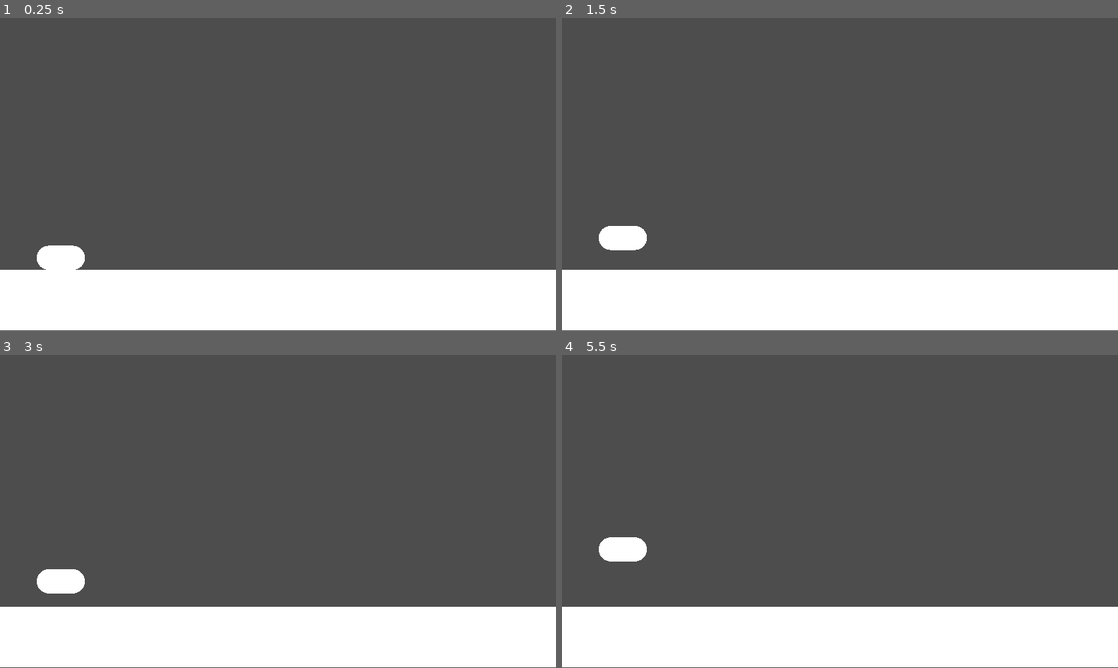
Above: before the commit, frames 1-4 (two rows, left to right).
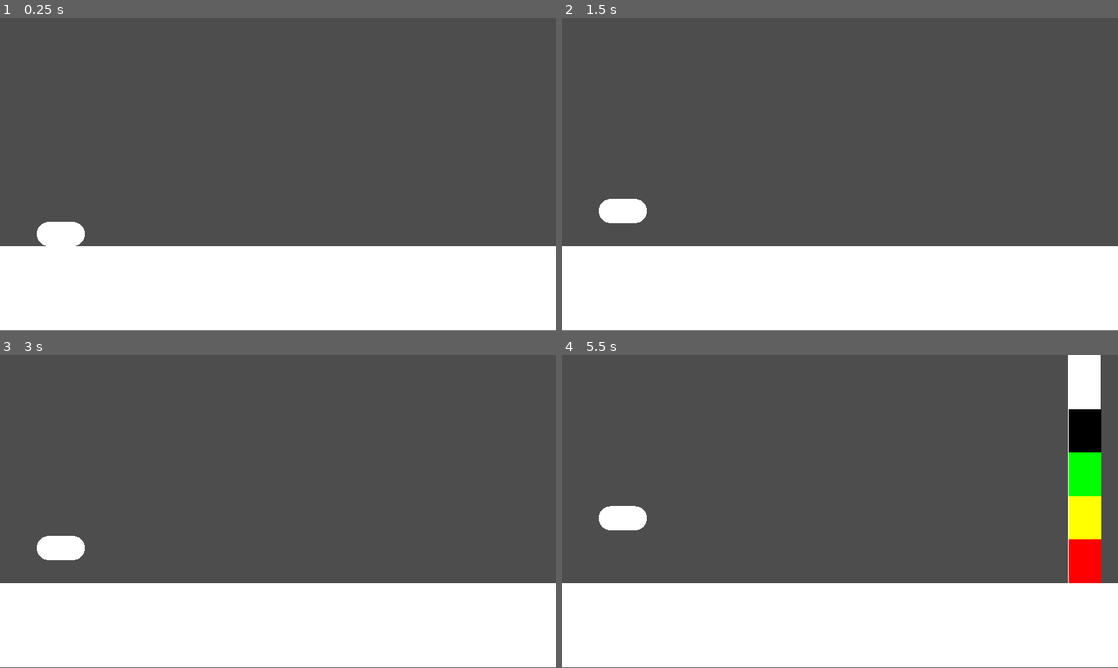
Above: after the commit, the same moments.

Repository: MotionForce/lionRun
Game: Godot game, scene res://Game_Scene.tscn
Same seed, same stepped clock (60 frames per second), same inputs: the game is played once before the commit and once after it.
Inputs:
- Up to frame 1 (0.25 s): no input
- Up to frame 2 (1.5 s): tap Enter at 0.5 s; tap Space (Jump 1) at 0.6, 0.77, 1.07 s; tap 3 (Jump 2) at 0.8, 1.35 s
- Up to frame 3 (3 s): tap Space (Jump 1) at 1.52, 1.55, 1.82, 2.1 s; tap 3 (Jump 2) at 2.3, 2.85 s
- Up to frame 4 (5.5 s): tap Space (Jump 1) at 3.02, 3.05, 3.32, 3.6, 3.77, 4.07, 4.52, 4.55, 4.82, 5.1 s; tap 3 (Jump 2) at 3.8, 4.35, 5.3 s

The runs differ from the first frame. In frame 1, 7.6% of the frame differs, in the area x 0-100%, y 65-81%; in frame 2, 8.6%; in frame 3, 8.3%; in frame 4, 13%, in the area x 0-100%, y 0-81%.

Commit message:
rudimentary obstacles for testing
with tweaks to jumping and stuff

Diff:
--- /dev/null
+++ b/GameManager.gd
@@ -0,0 +1,25 @@
+extends Node2D
+
+var obstacle_move_speed = -400
+var spawn_speed = 2.25
+
+#initial move : -400 and spawn : 2.25
+
+@onready var spawn_timer = $SpawnTimer
+@onready var obstacle_parent = $Obstacles
+@onready var obstacle_prefab = load("res://Obstacle.tscn")
+
+func _ready():
+	spawn_timer.wait_time = spawn_speed
+
+# Called every frame. 'delta' is the elapsed time since the previous frame.
+func _process(delta):
+	for obstacle in obstacle_parent.get_children():
+		obstacle.global_position.x += obstacle_move_speed * delta
+		if obstacle.global_position.x < -700:
+			obstacle.queue_free()
+
+func on_spawn_timer_timeout():
+	var obstacle = obstacle_prefab.instantiate()
+	obstacle_parent.add_child(obstacle)
+	obstacle.global_position = Vector2(1500, 148.25)
--- a/Game_Scene.tscn
+++ b/Game_Scene.tscn
@@ -1,6 +1,7 @@
-[gd_scene load_steps=7 format=3 uid="uid://bexiup8k3j6t6"]
+[gd_scene load_steps=9 format=3 uid="uid://bexiup8k3j6t6"]
 
 [ext_resource type="Script" path="res://PlayerController.gd" id="1_htudv"]
+[ext_resource type="Script" path="res://GameManager.gd" id="1_n5c85"]
 
 [sub_resource type="CapsuleMesh" id="CapsuleMesh_sgqg3"]
 radius = 25.0
@@ -10,21 +11,28 @@
 radius = 25.0
 height = 100.0
 
+[sub_resource type="CapsuleShape2D" id="CapsuleShape2D_i5po1"]
+radius = 12.5
+height = 75.0
+
 [sub_resource type="RectangleShape2D" id="RectangleShape2D_uxsxk"]
 size = Vector2(50, 7.5)
 
 [sub_resource type="RectangleShape2D" id="RectangleShape2D_4e0jd"]
-size = Vector2(1155, 125)
+size = Vector2(1155, 175)
 
 [sub_resource type="QuadMesh" id="QuadMesh_cs3ef"]
-size = Vector2(1155, 125)
+size = Vector2(1155, 175)
 
 [node name="Node2D" type="Node2D"]
+script = ExtResource("1_n5c85")
+
+[node name="Camera2D" type="Camera2D" parent="."]
 
 [node name="Player" type="Node2D" parent="."]
 
 [node name="CharacterBody2D" type="CharacterBody2D" parent="Player"]
-position = Vector2(-450, 172.25)
+position = Vector2(-450, 125)
 collision_layer = 0
 script = ExtResource("1_htudv")
 
@@ -35,6 +43,14 @@
 [node name="CollisionShape2D" type="CollisionShape2D" parent="Player/CharacterBody2D"]
 rotation = -1.5708
 shape = SubResource("CapsuleShape2D_5sdbe")
+
+[node name="ObstacleCheck" type="Area2D" parent="Player/CharacterBody2D"]
+collision_layer = 0
+collision_mask = 2
+
+[node name="CollisionShape2D" type="CollisionShape2D" parent="Player/CharacterBody2D/ObstacleCheck"]
+rotation = -1.5708
+shape = SubResource("CapsuleShape2D_i5po1")
 
 [node name="GroundCheck" type="Area2D" parent="Player/CharacterBody2D"]
 collision_layer = 0
@@ -49,18 +65,26 @@
 [node name="Timer2" type="Timer" parent="Player/CharacterBody2D"]
 wait_time = 5.0
 
+[node name="Obstacles" type="Node2D" parent="."]
+
 [node name="Ground" type="StaticBody2D" parent="."]
+position = Vector2(500, 0)
+scale = Vector2(2, 1)
 collision_mask = 0
 
 [node name="CollisionShape2D" type="CollisionShape2D" parent="Ground"]
-position = Vector2(0, 260)
+position = Vector2(0, 235.75)
 shape = SubResource("RectangleShape2D_4e0jd")
 
 [node name="MeshInstance2D" type="MeshInstance2D" parent="Ground"]
-position = Vector2(0, 260)
+position = Vector2(0, 235.75)
 mesh = SubResource("QuadMesh_cs3ef")
 
-[node name="Camera2D" type="Camera2D" parent="."]
+[node name="SpawnTimer" type="Timer" parent="."]
+wait_time = 3.0
+autostart = true
 
+[connection signal="area_entered" from="Player/CharacterBody2D/ObstacleCheck" to="Player/CharacterBody2D" method="_on_obstacle_check_area_entered"]
 [connection signal="timeout" from="Player/CharacterBody2D/Timer1" to="Player/CharacterBody2D" method="on_timer1_timeout"]
 [connection signal="timeout" from="Player/CharacterBody2D/Timer2" to="Player/CharacterBody2D" method="on_timer2_timeout"]
+[connection signal="timeout" from="SpawnTimer" to="." method="on_spawn_timer_timeout"]
--- /dev/null
+++ b/Obstacle.tscn
@@ -0,0 +1,77 @@
+[gd_scene load_steps=3 format=3 uid="uid://fwfosmxnv6ge"]
+
+[sub_resource type="QuadMesh" id="QuadMesh_2igde"]
+size = Vector2(75, 525)
+
+[sub_resource type="RectangleShape2D" id="RectangleShape2D_sjhs8"]
+size = Vector2(75, 525)
+
+[node name="Node2D" type="Node2D"]
+scale = Vector2(0.9, 0.9)
+
+[node name="MeshInstance2D" type="MeshInstance2D" parent="."]
+position = Vector2(0, -262.5)
+mesh = SubResource("QuadMesh_2igde")
+
+[node name="ColorRect" type="ColorRect" parent="."]
+anchors_preset = 8
+anchor_left = 0.5
+anchor_top = 0.5
+anchor_right = 0.5
+anchor_bottom = 0.5
+offset_left = -37.5
+offset_top = -100.0
+offset_right = 37.5
+grow_horizontal = 2
+grow_vertical = 2
+color = Color(1, 0, 0, 1)
+
+[node name="ColorRect2" type="ColorRect" parent="."]
+anchors_preset = 8
+anchor_left = 0.5
+anchor_top = 0.5
+anchor_right = 0.5
+anchor_bottom = 0.5
+offset_left = -37.5
+offset_top = -200.0
+offset_right = 37.5
+offset_bottom = -100.0
+grow_horizontal = 2
+grow_vertical = 2
+color = Color(1, 1, 0, 1)
+
+[node name="ColorRect3" type="ColorRect" parent="."]
+anchors_preset = 8
+anchor_left = 0.5
+anchor_top = 0.5
+anchor_right = 0.5
+anchor_bottom = 0.5
+offset_left = -37.5
+offset_top = -300.0
+offset_right = 37.5
+offset_bottom = -200.0
+grow_horizontal = 2
+grow_vertical = 2
+color = Color(0, 1, 0, 1)
+
+[node name="ColorRect4" type="ColorRect" parent="."]
+anchors_preset = 8
+anchor_left = 0.5
+anchor_top = 0.5
+anchor_right = 0.5
+anchor_bottom = 0.5
+offset_left = -37.5
+offset_top = -400.0
+offset_right = 37.5
+offset_bottom = -300.0
+grow_horizontal = 2
+grow_vertical = 2
+color = Color(0, 0, 0, 1)
+
+[node name="Area2D" type="Area2D" parent="."]
+position = Vector2(0, -262.5)
+collision_layer = 2
+collision_mask = 0
+
+[node name="CollisionShape2D" type="CollisionShape2D" parent="Area2D"]
+shape = SubResource("RectangleShape2D_sjhs8")
--- a/PlayerController.gd
+++ b/PlayerController.gd
@@ -1,9 +1,7 @@
 extends CharacterBody2D
 
-const BASE_JUMP_VELOCITY = -442.7189
-
-const MAX_JUMP_HEIGHT = 450
-const MIN_JUMP_HEIGHT = 100
+const MAX_JUMP_HEIGHT = 400
+const MIN_JUMP_HEIGHT = 105
 
 var gravity = ProjectSettings.get_setting("physics/2d/default_gravity")
 
@@ -29,7 +27,7 @@
 	if Input.is_action_just_released("Jump 1") and can_jump():
 		var hold_time = timer1.get_wait_time() - timer1.get_time_left()
 		if hold_time <= time_for_fast_jump:
-			velocity.y = BASE_JUMP_VELOCITY
+			velocity.y = sqrt(2*MIN_JUMP_HEIGHT/gravity) * -gravity
 		else:
 			var height = (hold_time - time_for_fast_jump) / (timer1.get_wait_time() - time_for_fast_jump) * (MAX_JUMP_HEIGHT - MIN_JUMP_HEIGHT) + MIN_JUMP_HEIGHT
 			velocity.y = sqrt(2*height/gravity) * -gravity
@@ -38,7 +36,7 @@
 	if Input.is_action_just_released("Jump 2") and can_jump():
 		var hold_time = timer2.get_wait_time() - timer2.get_time_left()
 		if hold_time <= time_for_fast_jump:
-			velocity.y = BASE_JUMP_VELOCITY
+			velocity.y = sqrt(2*MIN_JUMP_HEIGHT/gravity) * -gravity
 		else:
 			var height = (hold_time - time_for_fast_jump) / (timer2.get_wait_time() - time_for_fast_jump) * (MAX_JUMP_HEIGHT - MIN_JUMP_HEIGHT) + MIN_JUMP_HEIGHT
 			velocity.y = sqrt(2*height/gravity) * -gravity
@@ -56,3 +54,6 @@
 	timer1.stop()
 func on_timer2_timeout():
 	timer2.stop()
+
+func _on_obstacle_check_area_entered(area):
+	print("collided with obstacle")
--- a/project.godot
+++ b/project.godot
@@ -40,10 +40,11 @@
 [layer_names]
 
 2d_physics/layer_1="Ground"
+2d_physics/layer_2="Obstacles"
 
 [physics]
 
-2d/default_gravity=981.0
+2d/default_gravity=2943.0
 
 [rendering]
 
